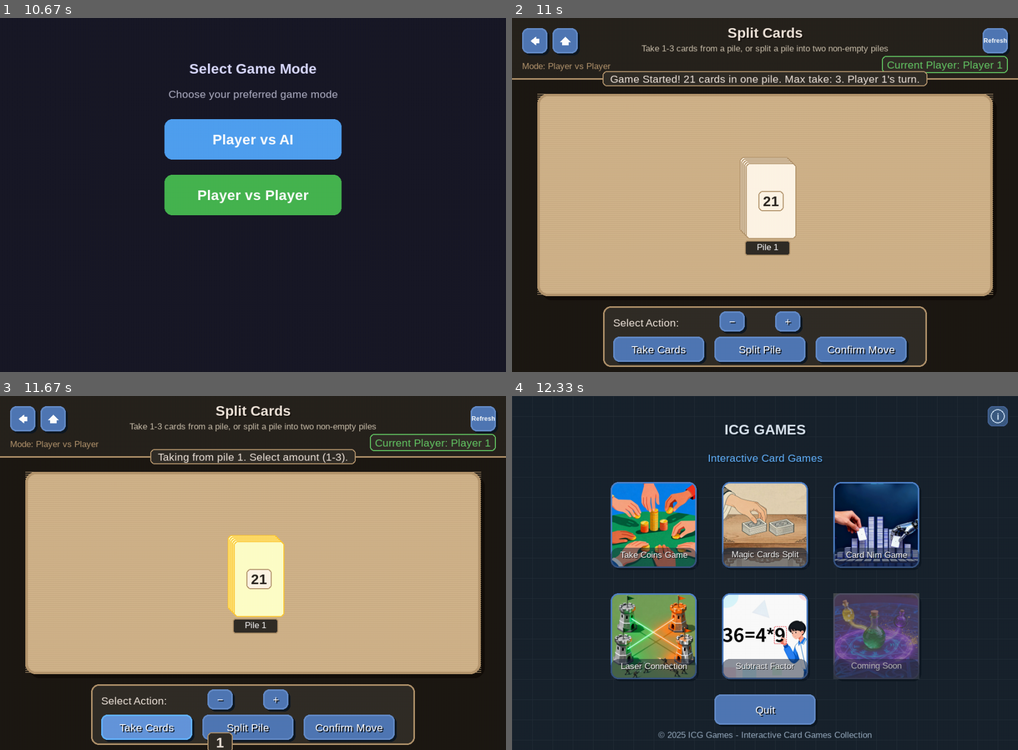
Above: before the commit, frames 1-4 (two rows, left to right).
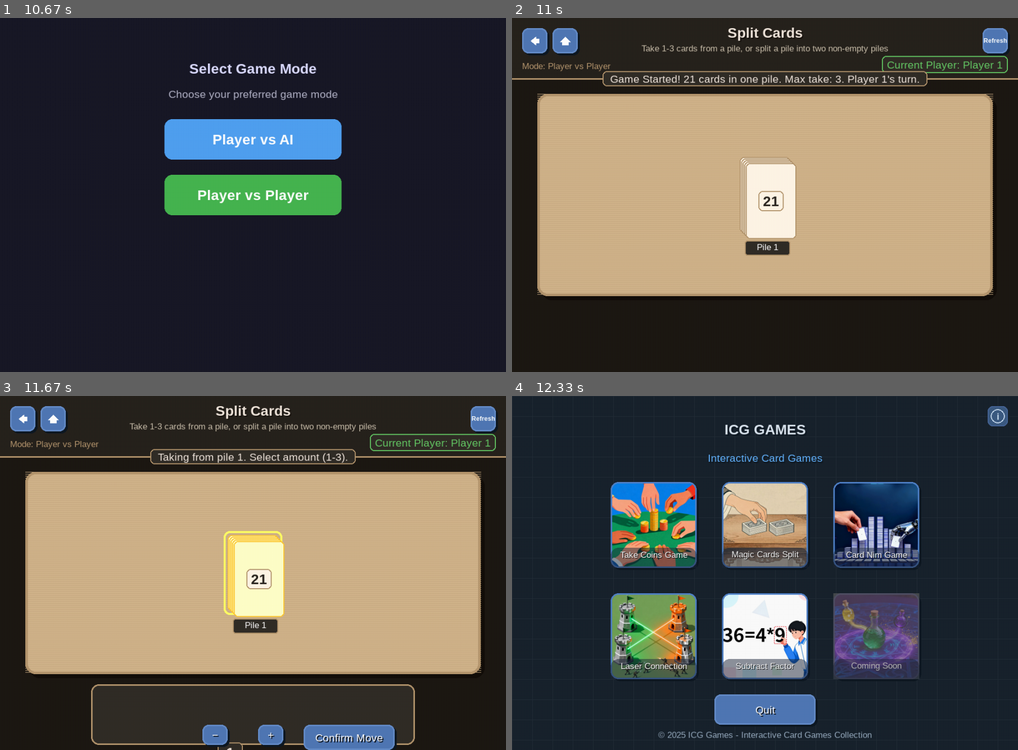
Above: after the commit, the same moments.

Repository: JieteXue/ICG-Games
Game: pygame game, started from main.py
Two runs of this game, one before a commit and one after it. Both use one fixed random seed, a clock stepped at 60 frames per second and the inputs below.
Inputs (mouse positions are in pixels of both pictures, inside the frame that each line leads up to):
- Up to frame 1 (10.67 s): click "Take Coins Game" at 0.38 s; click "Player vs Player" at 0.72 s; click "Pos 1" at 1.05 s; tap Enter at 1.33, 4.33 s; click (172, 177) at 1.72 s; click "Refresh" at 2.05 s; click (379, 262) at 2.38 s; click (278, 173) at 2.72 s; click (50, 39) at 3.05 s; click (273, 262) at 3.38 s; click "Player vs Player" at 3.72 s; click "Confirm Move" at 4.07 s; click (75, 99) at 4.73 s; tap Right at 5 s; click "−" at 5.8 s; click (192, 138) at 6.13 s; click (253, 311) at 6.87 s; click "Refresh" at 7.2 s; click (60, 148) at 7.53 s; click "1" at 7.87 s; click (161, 244) at 8.2 s; click (151, 138) at 8.53 s; click (253, 311) at 9.27 s; click (177, 163) at 9.6 s; click "55" at 9.93 s; click (50, 39) at 10.27 s; click "Magic Cards Split" at 10.58 s
- Up to frame 2 (11 s): click "Player vs Player" at 10.92 s
- Up to frame 3 (11.67 s): click (227, 590) at 11.27 s; click "Take Cards" at 11.6 s
- Up to frame 4 (12.33 s): tap Enter at 11.87 s; click (562, 417) at 12.27 s

Frame 1 is identical in both runs. In frame 2, 5.2% of the frame differs, in the area x 18-82%, y 81-99%; in frame 3, 4.9%; in frame 4, nothing differs.

Commit message:
整笑了，split 0 cards

Diff:
--- a/src/games/split_cards/game.py
+++ b/src/games/split_cards/game.py
@@ -24,7 +24,7 @@
 
         # Check if game is over
         if self.game_logic.game_over:
-            if buttons["restart"].is_clicked(event):
+            if buttons["new_game"].is_clicked(event):
                 self.game_logic.initialize_game(self.game_logic.game_mode, self.game_logic.difficulty)
                 self.key_repeat_manager._reset_state()
                 return True
@@ -245,9 +245,10 @@
         """Handle game events"""
         mouse_pos = pygame.mouse.get_pos()
 
-        # Update button hover states
+        # Update button hover states (只更新可见的按钮)
         for button in self.buttons.values():
-            button.update_hover(mouse_pos)
+            if button.visible:  # 只更新可见按钮
+                button.update_hover(mouse_pos)
 
         for event in pygame.event.get():
             if event.type == pygame.QUIT:
@@ -302,45 +303,22 @@
                 self.logic.selected_action
             )
 
-            # Draw navigation buttons
+            # Draw navigation buttons (始终显示)
             self.buttons["back"].draw(self.screen)
             self.buttons["home"].draw(self.screen)
             self.buttons["refresh"].draw(self.screen)
 
+            # Update button visibility based on game state
+            self.ui.update_button_visibility(self.buttons, self.logic)
+
             if not self.logic.game_over:
-                # Set button enabled states based on game mode and current player
-                if self.logic.game_mode == "PVE":
-                    buttons_enabled = (self.logic.current_player == "Player 1")
-                else:
-                    buttons_enabled = True
-
-                # Update button enabled states
+                # Draw control panel (背景)
+                self.ui.draw_control_panel(self.logic, self.buttons)
+
+                # Draw visible buttons
                 for btn_name in ["take_btn", "split_btn", "confirm_btn", "minus", "plus"]:
-                    if btn_name in self.buttons:
-                        self.buttons[btn_name].enabled = buttons_enabled
-
-                # Draw control panel
-                self.ui.draw_control_panel(self.logic)
-
-                # Draw control buttons
-                for btn_name in ["take_btn", "split_btn", "confirm_btn", "minus", "plus"]:
-                    if btn_name in self.buttons:
+                    if btn_name in self.buttons and self.buttons[btn_name].visible:
                         self.buttons[btn_name].draw(self.screen)
-
-                # Draw count display
-                if (self.logic.selected_pile_index is not None and
-                    self.logic.selected_action):
-
-                    control_y = self.ui.table_rect.bottom + 20
-                    control_x = (SCREEN_WIDTH - 600) // 2
-
-                    count_display = str(self.logic.selected_count)
-                    count_text = self.font_manager.large.render(count_display, True, (240, 230, 220))
-                    count_bg = pygame.Rect(control_x + 210, control_y + 95, 50, 40)
-                    pygame.draw.rect(self.screen, (50, 45, 40), count_bg, border_radius=8)
-                    pygame.draw.rect(self.screen, (180, 150, 110), count_bg, 2, border_radius=8)
-                    self.screen.blit(count_text, (control_x + 235 - count_text.get_width()//2,
-                                                 control_y + 115 - count_text.get_height()//2))
 
                 # Draw hints
                 hints = [
@@ -354,8 +332,9 @@
                     hint_text = self.font_manager.small.render(hint, True, (200, 190, 170))
                     self.screen.blit(hint_text, (SCREEN_WIDTH//2 - hint_text.get_width()//2, hint_y + i * 20))
             else:
-                # Draw game over screen
-                self.buttons["restart"].draw(self.screen)
+                # Draw game over screen with New Game button
+                if self.buttons["new_game"].visible:
+                    self.buttons["new_game"].draw(self.screen)
 
             pygame.display.flip()
 
--- a/src/games/split_cards/ui.py
+++ b/src/games/split_cards/ui.py
@@ -38,8 +38,6 @@
 
         # Draw table edge
         pygame.draw.rect(self.screen, (180, 150, 110), self.table_rect, 5, border_radius=20)
-
-
 
     def draw_game_info(self, game_logic):
         """Draw game information panel"""
@@ -130,14 +128,14 @@
                                           i, selected_index, selected_action)
                 pile_rects.append(pile_rect)
         else:
-            # Two rows
+            # Two rows - 修复重叠问题
             row1_count = (num_piles + 1) // 2
             row2_count = num_piles - row1_count
 
             # Row 1
             total_width = row1_count * pile_width + (row1_count - 1) * spacing
             start_x = self.table_rect.centerx - total_width // 2
-            y1 = self.table_rect.centery - pile_height - 20
+            y1 = self.table_rect.centery - pile_height - 40  # 增加间距
 
             for i in range(row1_count):
                 x = start_x + i * (pile_width + spacing)
@@ -148,7 +146,7 @@
             # Row 2
             total_width = row2_count * pile_width + (row2_count - 1) * spacing
             start_x = self.table_rect.centerx - total_width // 2
-            y2 = self.table_rect.centery + 20
+            y2 = self.table_rect.centery + 20  # 调整位置
 
             for i in range(row2_count):
                 x = start_x + i * (pile_width + spacing)
@@ -161,6 +159,17 @@
 
     def draw_pile(self, x, y, width, height, count, index, selected_index, selected_action):
         """Draw a single card pile"""
+        # 增强选中效果：在选中的牌堆周围绘制高亮边框
+        if index == selected_index:
+            # 绘制一个更大的高亮矩形
+            highlight_rect = pygame.Rect(x-8, y-8, width+16, height+16)
+            if selected_action == 'take':
+                pygame.draw.rect(self.screen, (255, 255, 100), highlight_rect, 4, border_radius=12)
+            elif selected_action == 'split':
+                pygame.draw.rect(self.screen, (100, 255, 100), highlight_rect, 4, border_radius=12)
+            else:
+                pygame.draw.rect(self.screen, (255, 200, 50), highlight_rect, 4, border_radius=12)
+
         # Pile background (card stack)
         pile_rect = pygame.Rect(x, y, width, height)
 
@@ -186,6 +195,7 @@
             card_rect = pygame.Rect(x + offset, y + offset, width, height)
             pygame.draw.rect(self.screen, card_color, card_rect, border_radius=8)
             pygame.draw.rect(self.screen, border_color, card_rect, 2, border_radius=8)
+
         max_offset = min(4, count-1) * 3
         # Draw card count
         count_text = self.font_manager.large.render(str(count), True, (40, 35, 30))
@@ -208,20 +218,42 @@
 
         return pile_rect
 
-    def draw_control_panel(self, game_logic):
-        """Draw control panel for actions"""
+    def draw_control_panel(self, game_logic, buttons):
+        """Draw control panel for actions - 动态显示"""
         control_y = self.table_rect.bottom + 40
         control_width = 600
         control_x = (SCREEN_WIDTH - control_width) // 2
 
-        # Control panel background
-        control_bg = pygame.Rect(control_x - 20, control_y - 20, control_width + 40, 120)
-        pygame.draw.rect(self.screen, (50, 45, 40), control_bg, border_radius=15)
-        pygame.draw.rect(self.screen, (180, 150, 110), control_bg, 3, border_radius=15)
-
-        # Action type selection
-        action_text = self.font_manager.medium.render("Select Action:", True, (240, 230, 220))
-        self.screen.blit(action_text, (control_x, control_y))
+        # Control panel background (仅在需要时显示)
+        should_draw_panel = (game_logic.selected_pile_index is not None or
+                            game_logic.selected_action is not None)
+
+        if should_draw_panel:
+            control_bg = pygame.Rect(control_x - 20, control_y - 20, control_width + 40, 120)
+            pygame.draw.rect(self.screen, (50, 45, 40), control_bg, border_radius=15)
+            pygame.draw.rect(self.screen, (180, 150, 110), control_bg, 3, border_radius=15)
+
+            # Action type selection
+            if game_logic.selected_action is None:
+                action_text = self.font_manager.medium.render("Select Action:", True, (240, 230, 220))
+                self.screen.blit(action_text, (control_x, control_y))
+
+            # 数量显示（当选择了动作时显示）
+            if game_logic.selected_action is not None:
+                # 在加减按钮中间显示数量
+                count_display = str(game_logic.selected_count)
+                count_text = self.font_manager.large.render(count_display, True, (240, 230, 220))
+
+                # 计算中间位置
+                minus_rect = buttons["minus"].rect
+                plus_rect = buttons["plus"].rect
+                center_x = (minus_rect.x + plus_rect.x) // 2
+
+                count_bg = pygame.Rect(center_x - 25, control_y + 95, 50, 40)
+                pygame.draw.rect(self.screen, (50, 45, 40), count_bg, border_radius=8)
+                pygame.draw.rect(self.screen, (180, 150, 110), count_bg, 2, border_radius=8)
+                self.screen.blit(count_text, (center_x - count_text.get_width()//2,
+                                             control_y + 115 - count_text.get_height()//2))
 
         return control_x, control_y
 
@@ -238,30 +270,93 @@
         buttons["refresh"] = Button(SCREEN_WIDTH - 20 - nav_button_size, 20, nav_button_size, nav_button_size, "",
                                    self.font_manager, icon='refresh', tooltip="Restart current game")
 
-        # Action buttons
-        control_y = self.table_rect.bottom + 20 if hasattr(self, 'table_rect') else 500
+        # Action buttons - 初始设置为不可见
+        control_y = self.table_rect.bottom + 40 if hasattr(self, 'table_rect') else 500
         control_width = 600
         control_x = (SCREEN_WIDTH - control_width) // 2
 
         buttons["take_btn"] = Button(control_x, control_y + 60, 180, 50, "Take Cards",
-                                    self.font_manager, tooltip="Take cards from selected pile")
+                                    self.font_manager, tooltip="Take cards from selected pile",
+                                    visible=False)
         buttons["split_btn"] = Button(control_x + 200, control_y + 60, 180, 50, "Split Pile",
-                                     self.font_manager, tooltip="Split selected pile into two")
+                                     self.font_manager, tooltip="Split selected pile into two",
+                                     visible=False)
         buttons["confirm_btn"] = Button(control_x + 400, control_y + 60, 180, 50, "Confirm Move",
-                                       self.font_manager, tooltip="Execute selected move")
-
-        # Number adjustment buttons
-        buttons["minus"] = Button(control_x + 210, control_y+10 , 50, 40, "−",
-                                 self.font_manager, tooltip="Decrease count")
-        buttons["plus"] = Button(control_x + 320, control_y+10 , 50, 40, "+",
-                                self.font_manager, tooltip="Increase count")
-
-        # Restart button
-        buttons["restart"] = Button(SCREEN_WIDTH//2 - 120, control_y + 150, 240, 60,
-                                   "New Game", self.font_manager, tooltip="Start a new game")
+                                       self.font_manager, tooltip="Execute selected move",
+                                       visible=False)
+
+        # Number adjustment buttons - 重新调整位置
+        # 减号按钮在左边，加号按钮在右边，中间留出空间显示数字
+        number_panel_x = control_x + 200
+        buttons["minus"] = Button(number_panel_x, control_y + 60, 50, 40, "−",
+                                 self.font_manager, tooltip="Decrease count",
+                                 visible=False)
+        buttons["plus"] = Button(number_panel_x + 110, control_y + 60, 50, 40, "+",
+                                self.font_manager, tooltip="Increase count",
+                                visible=False)
+
+        # New Game / Restart button (游戏结束时显示)
+        buttons["new_game"] = Button(SCREEN_WIDTH//2 - 120, control_y + 150, 240, 60,
+                                   "New Game", self.font_manager,
+                                   tooltip="Start a new game", visible=False)
 
         return buttons
 
-    """Current problems: Overlapping of card piles in two rows,
-    and the control panel not being drawn correctly. Also, the texture should be adjusted.
-    Where is the code for showing how many cards I've split? """
+    def update_button_visibility(self, buttons, game_logic):
+        """根据游戏状态更新按钮的可见性"""
+        # 导航按钮始终可见
+        buttons["back"].visible = True
+        buttons["home"].visible = True
+        buttons["refresh"].visible = True
+
+        if game_logic.game_over:
+            # 游戏结束时只显示New Game按钮
+            buttons["take_btn"].visible = False
+            buttons["split_btn"].visible = False
+            buttons["confirm_btn"].visible = False
+            buttons["minus"].visible = False
+            buttons["plus"].visible = False
+            buttons["new_game"].visible = True
+            return
+
+        # 隐藏New Game按钮
+        buttons["new_game"].visible = False
+
+        # 检查当前玩家是否可以交互
+        can_interact = False
+        if game_logic.game_mode == "PVP":
+            can_interact = True
+        elif game_logic.game_mode == "PVE" and game_logic.current_player == "Player 1":
+            can_interact = True
+
+        if not can_interact:
+            # AI回合或不能交互时，隐藏所有动作按钮
+            buttons["take_btn"].visible = False
+            buttons["split_btn"].visible = False
+            buttons["confirm_btn"].visible = False
+            buttons["minus"].visible = False
+            buttons["plus"].visible = False
+            return
+
+        # 玩家可以交互时
+        if game_logic.selected_pile_index is None:
+            # 没有选择牌堆，隐藏所有动作按钮
+            buttons["take_btn"].visible = False
+            buttons["split_btn"].visible = False
+            buttons["confirm_btn"].visible = False
+            buttons["minus"].visible = False
+            buttons["plus"].visible = False
+        elif game_logic.selected_action is None:
+            # 选择了牌堆但未选择动作，显示Take/Split按钮
+            buttons["take_btn"].visible = True
+            buttons["split_btn"].visible = True
+            buttons["confirm_btn"].visible = False
+            buttons["minus"].visible = False
+            buttons["plus"].visible = False
+        else:
+            # 选择了动作，显示加减按钮和确认按钮
+            buttons["take_btn"].visible = False
+            buttons["split_btn"].visible = False
+            buttons["confirm_btn"].visible = True
+            buttons["minus"].visible = True
+            buttons["plus"].visible = True
--- a/src/ui/buttons.py
+++ b/src/ui/buttons.py
@@ -8,7 +8,7 @@
 
 class Button:
     """Represents a clickable button"""
-    def __init__(self, x, y, width, height, text, font_manager, icon=None, tooltip=""):
+    def __init__(self, x, y, width, height, text, font_manager, icon=None, tooltip="",visible=True):
         self.rect = pygame.Rect(x, y, width, height)
         self.text = text
         self.font_manager = font_manager
@@ -18,6 +18,7 @@
         self.tooltip = tooltip  # 添加提示文本
         self.tooltip_timer = 0  # 提示显示计时器
         self.show_tooltip = False  # 是否显示提示
+        self.visible=visible
 
     def draw(self, surface):
         """Draw the button on the surface with enhanced styling"""
@@ -167,6 +168,8 @@
 
     def draw(self, surface):
         """Override draw method to use softer colors"""
+        if not self.visible:
+            return
         # 确保字体已初始化
         self.font_manager.ensure_initialized()
 
